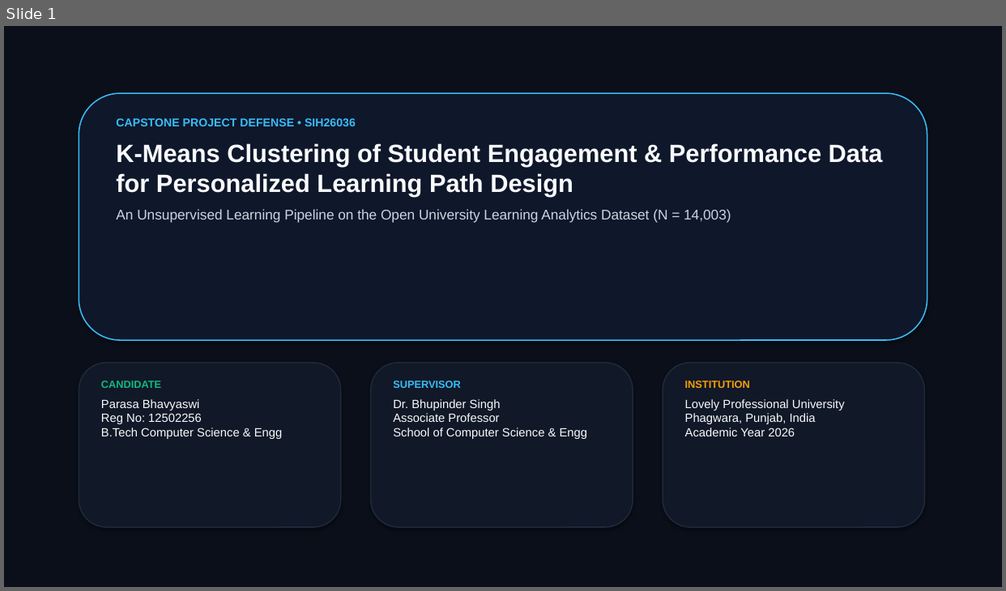
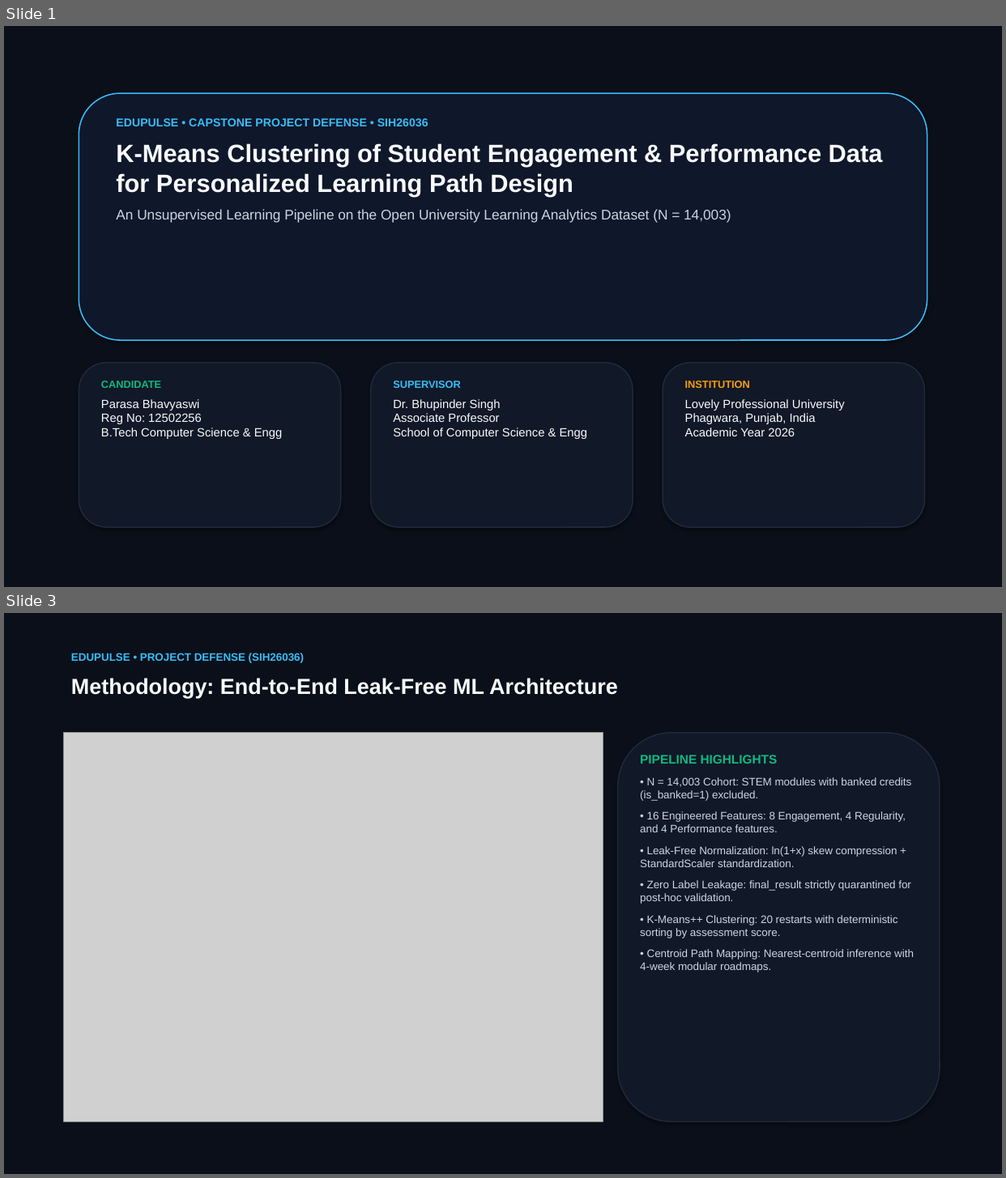
Before and after one commit to parasabhavyaswi/student-engagement-performance-clustering, a slide deck: EduCluster_ML_Presentation.pptx. Shown one above the other, each under a label of ours: slide 1 before the commit, slides 1 and 3 after it; the slides between them are not shown. The pictures are 1006x591 and 1006x1178 pixels, drawn with LibreOffice and Linux fonts; fonts in the diff are those of the drawing; grey boxes stand for pictures. Boxes give left, top, right and bottom in pixels: in the first picture for what was removed or moved away, otherwise in the second. Text is boxed around its words. In the diff, an @@ line names an element or a change of style, - is before the commit and + after.

Commit message:
feat(edupulse): finalize EduPulse rebranding, pipeline verification, IEEE research paper (docx & pdf), and deck

```diff
--- a/EduCluster_ML_Presentation.pptx
+++ b/EduCluster_ML_Presentation.pptx
@@ slide 3 added at [4, 613, 1002, 1174], background #FFFFFF @@
@@ rectangle added at [4, 613, 1002, 1174], fill #0B0F19 @@
@@ text added at [71, 653, 304, 663], 10.5 pt, text #38BDF8, bold @@
+EDUPULSE • PROJECT DEFENSE (SIH26036)
@@ text added at [71, 678, 618, 698], 21 pt, text #F8FAFC, bold @@
+Methodology: End-to-End Leak-Free ML Architecture
@@ picture added at [64, 733, 603, 1122] @@
@@ rounded rectangle added at [618, 733, 940, 1122], fill #111827, outline #1E293B 1.2 pt @@
@@ text added at [640, 755, 914, 973], 10.5 pt, text #CBD5E1 @@
+PIPELINE HIGHLIGHTS
+• N = 14,003 Cohort: STEM modules with banked credits (is_banked=1) excluded.
+• 16 Engineered Features: 8 Engagement, 4 Regularity, and 4 Performance features.
+• Leak-Free Normalization: ln(1+x) skew compression + StandardScaler standardization.
+• Zero Label Leakage: final_result strictly quarantined for post-hoc validation.
+• K-Means++ Clustering: 20 restarts with deterministic sorting by assessment score.
+• Centroid Path Mapping: Nearest-centroid inference with 4-week modular roadmaps.
@@ slide 1 changed as well @@
@@ text at [116, 118, 428, 126]: text changed @@
-CAPSTONE PROJECT DEFENSE • SIH26036
+EDUPULSE • CAPSTONE PROJECT DEFENSE • SIH26036
```
Also in this commit, not shown: 4 other slides changed, 4 other slides added, 5 slides removed, 20 other files.
